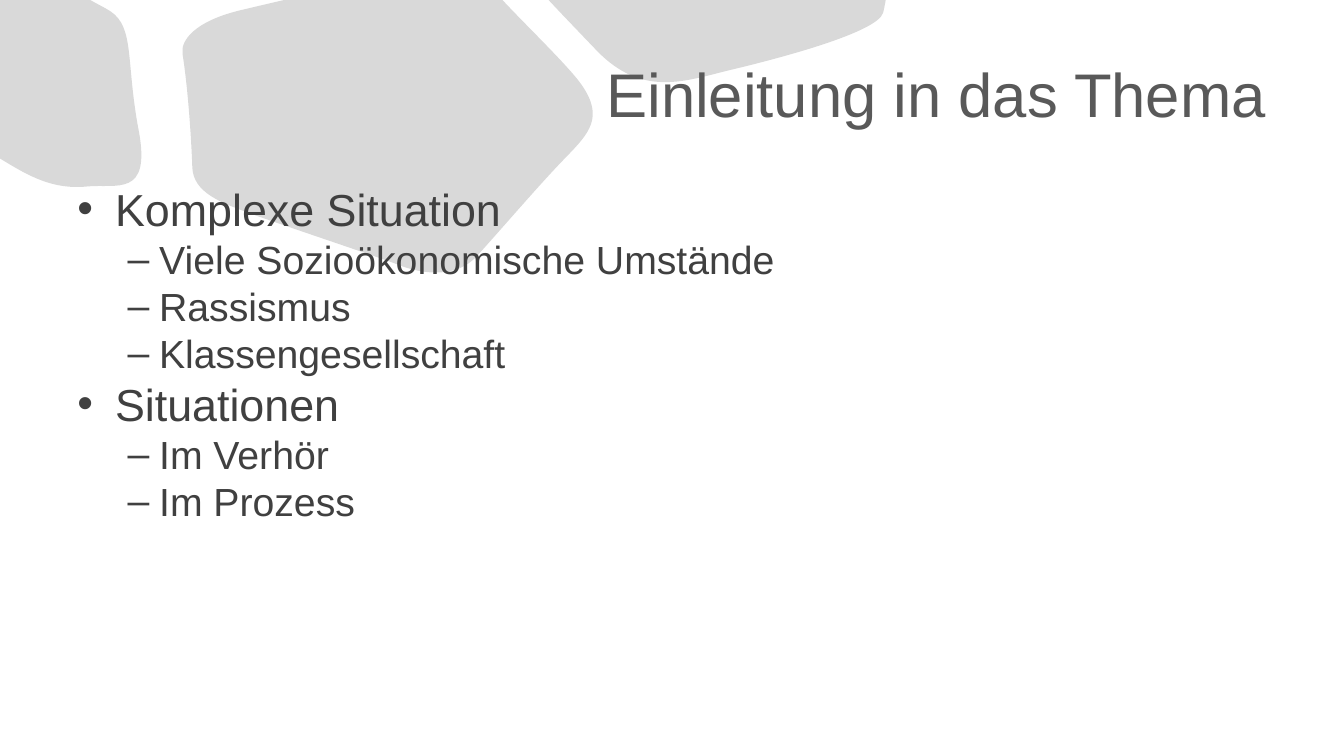
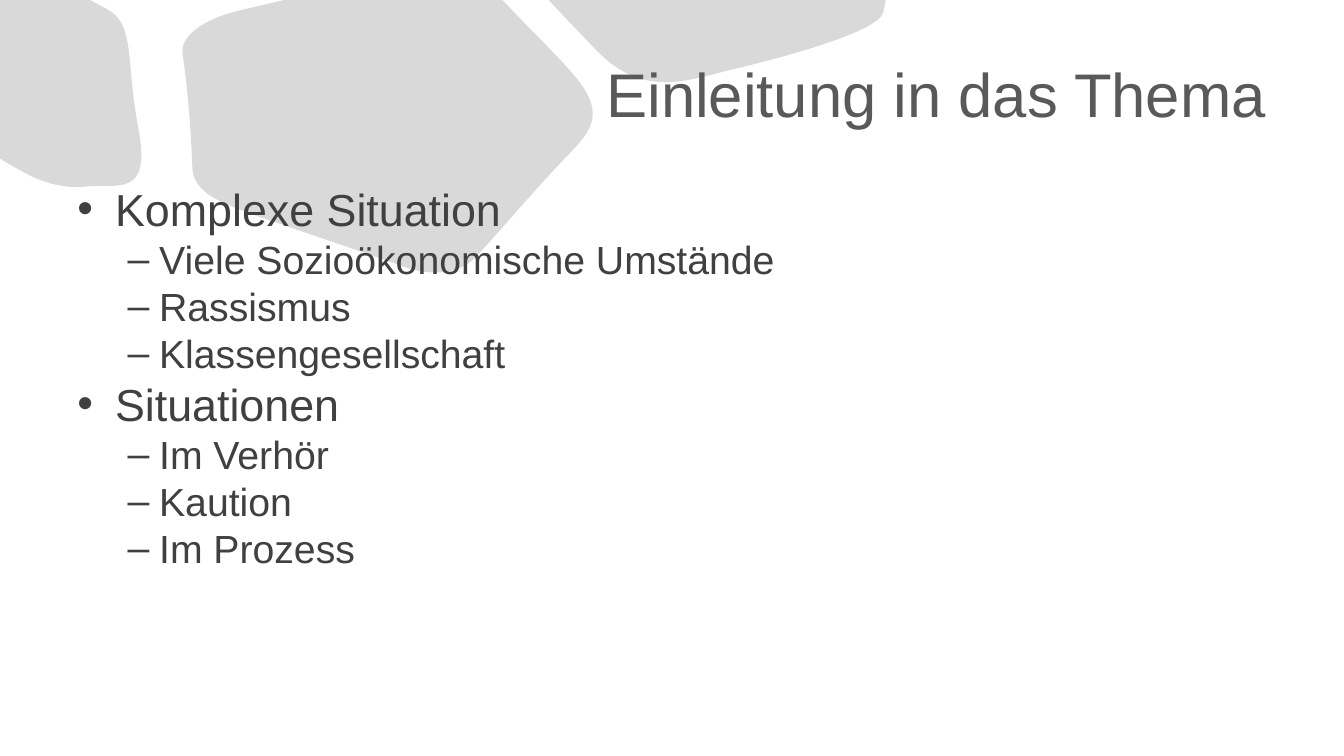
Before and after one commit to MAA28/Abi, a slide deck: slide 3 of Seminarfach/Präsentation.pptx. Drawn at 1344x756 pixels with LibreOffice and Linux fonts; fonts in the diff are those of the drawing. Boxes give left, top, right and bottom in pixels: in the first picture for what was removed or moved away, otherwise in the second. Text is boxed around its words. In the diff, an @@ line names an element or a change of style, - is before the commit and + after.

```diff
--- a/Seminarfach/Präsentation.pptx
+++ b/Seminarfach/Präsentation.pptx
@@ text at <box>159,487,292,517</box>: paragraph added @@
+  – Kaution
```
Also in this commit, not shown: 3 other slides changed, 5 slides added.
